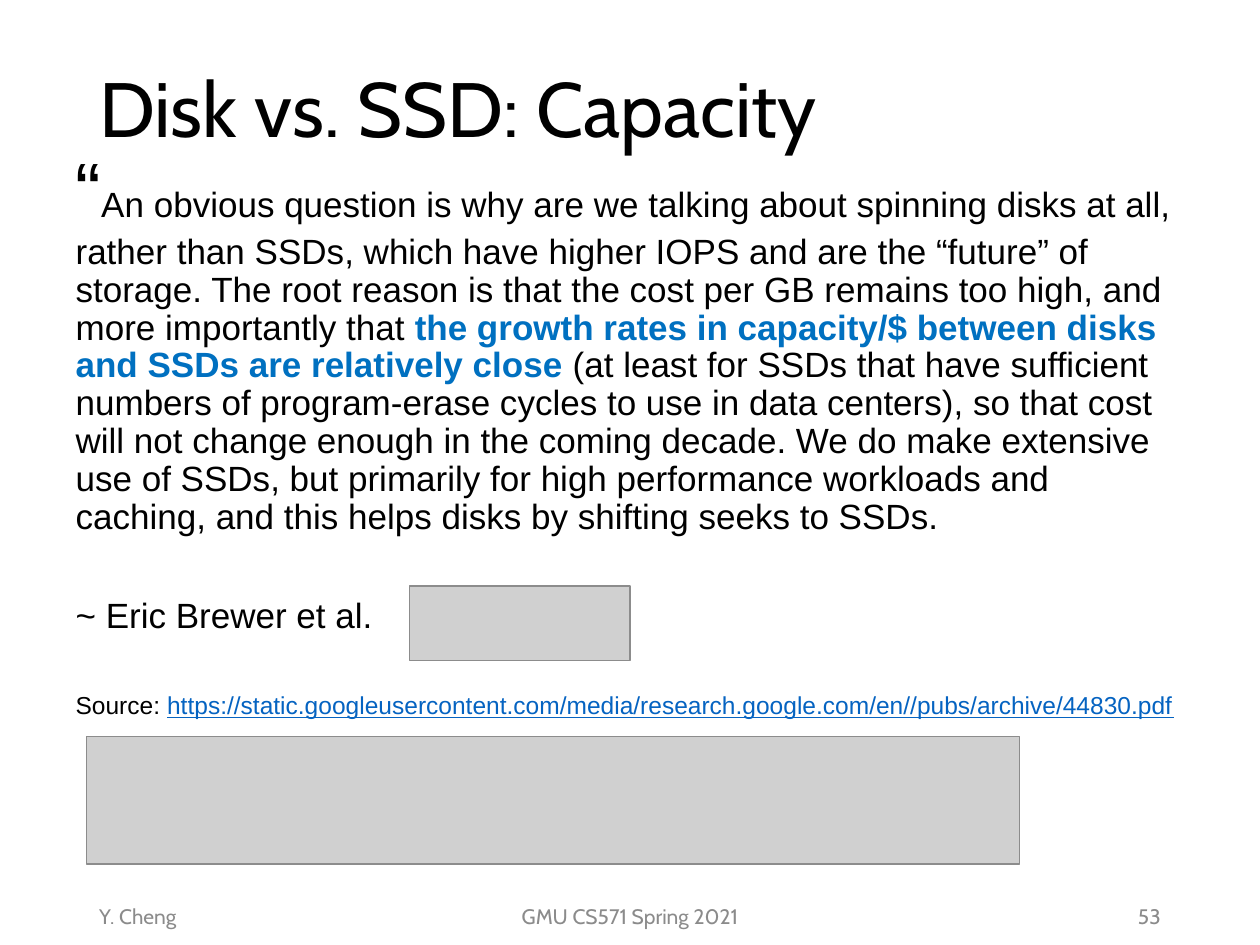
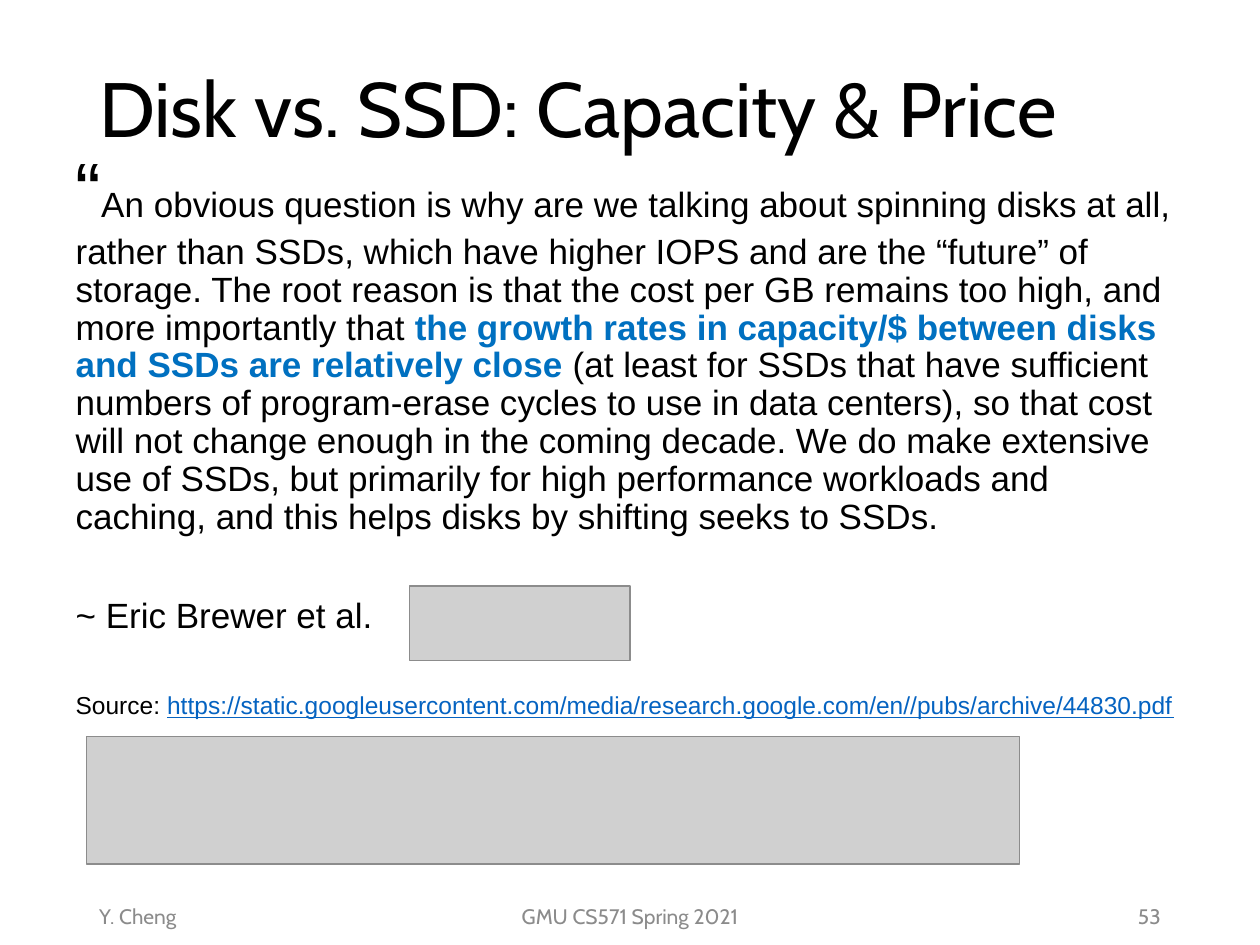
Before and after one commit to tddg/cs571-spring21, a slide deck: slide 53 of public/lecs/lec9-persis-hdd-ssd.pptx. Drawn at 1260x945 pixels with LibreOffice and Linux fonts; fonts in the diff are those of the drawing; grey boxes stand for pictures. Boxes give left, top, right and bottom in pixels: in the first picture for what was removed or moved away, otherwise in the second. Text is boxed around its words. In the diff, an @@ line names an element or a change of style, - is before the commit and + after.

```diff
--- a/public/lecs/lec9-persis-hdd-ssd.pptx
+++ b/public/lecs/lec9-persis-hdd-ssd.pptx
@@ title at (x1=99, y1=79, x2=1056, y2=154): text changed @@
-Disk vs. SSD: Capacity
+Disk vs. SSD: Capacity & Price
```
Also in this commit, not shown: 4 other slides changed.
